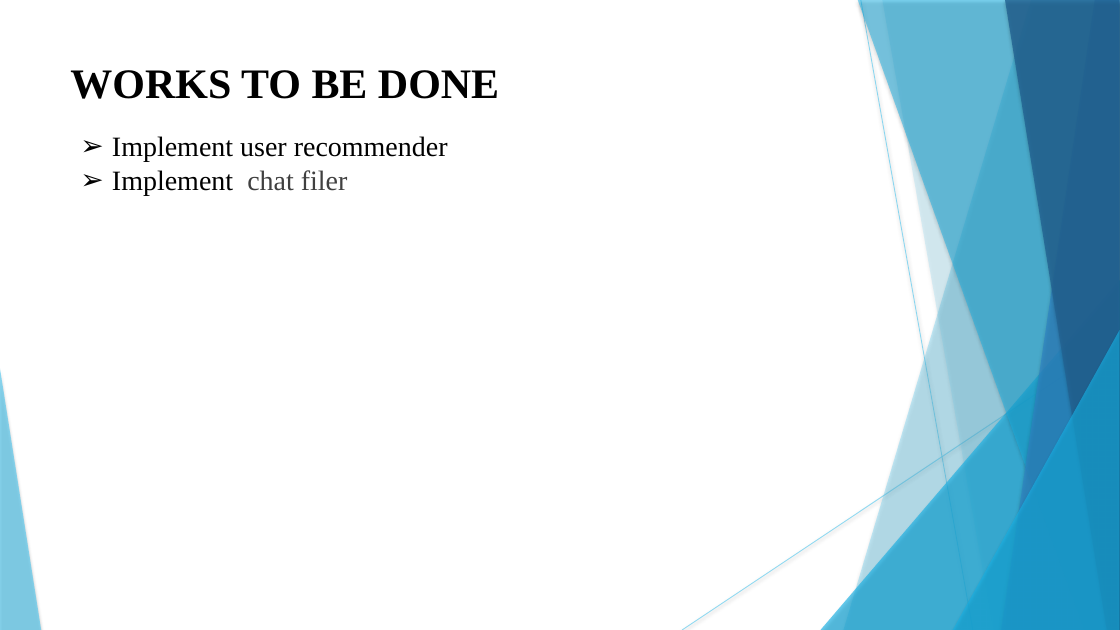
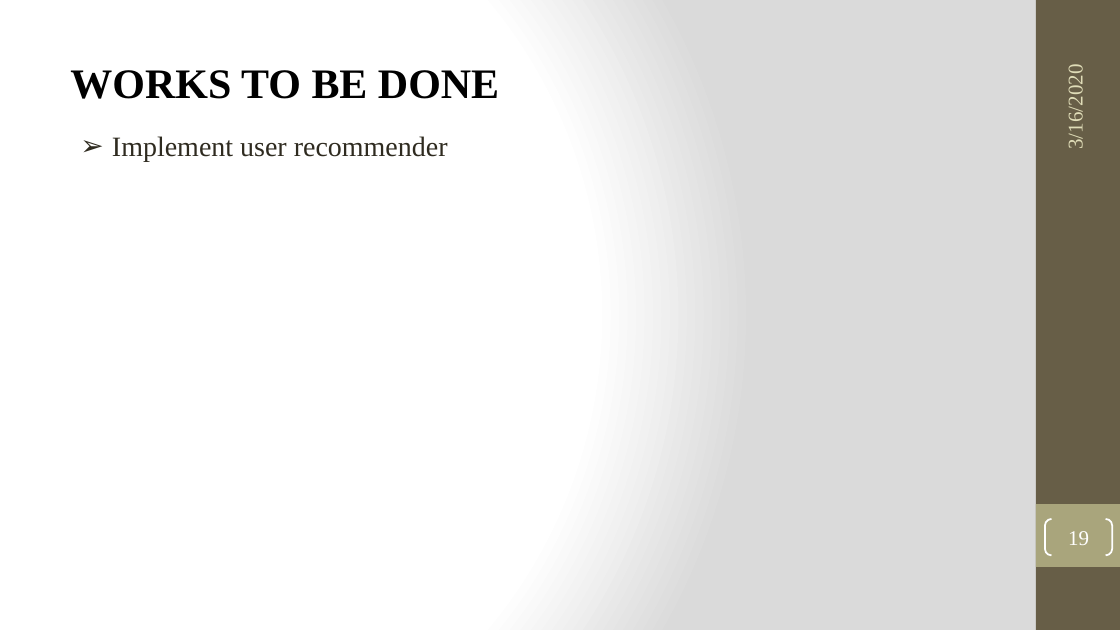
Before and after one commit to KojuOrg/E-Mart-Document, a slide deck: slide 19 of MidDefence/Presentation/MidTerm.pptx. Drawn at 1120x630 pixels with LibreOffice and Linux fonts; fonts in the diff are those of the drawing. Boxes give left, top, right and bottom in pixels: in the first picture for what was removed or moved away, otherwise in the second. Text is boxed around its words. In the diff, an @@ line names an element or a change of style, - is before the commit and + after.

```diff
--- a/MidDefence/Presentation/MidTerm.pptx
+++ b/MidDefence/Presentation/MidTerm.pptx
@@ background #FFFFFF to gradient #FFFFFF to #DADADA @@
@@ rectangle added at (1036,0,1120,630), fill #675E47 @@
@@ text added at (1064,72,1087,147), 18 pt, text #DFDCB7 @@
+3/16/2020
@@ text "Implement user recommender" at (112,136,448,162): text colour #000000 to #2F2B20 @@
@@ text at (112,170,348,196): paragraph removed @@
-➢ Implement chat filer
@@ group removed at (0,0,1120,630): 5 freeform shapes, 3 triangles, 2 lines @@
@@ rectangle added at (1036,504,1120,567), fill #A9A57C @@
@@ page number added at (1045,519,1112,555), outline #FFFFFF 1.5 pt, 18 pt, text #FFFFFF @@
+19
```
Also in this commit, not shown: 21 other slides changed, 1 other file.
